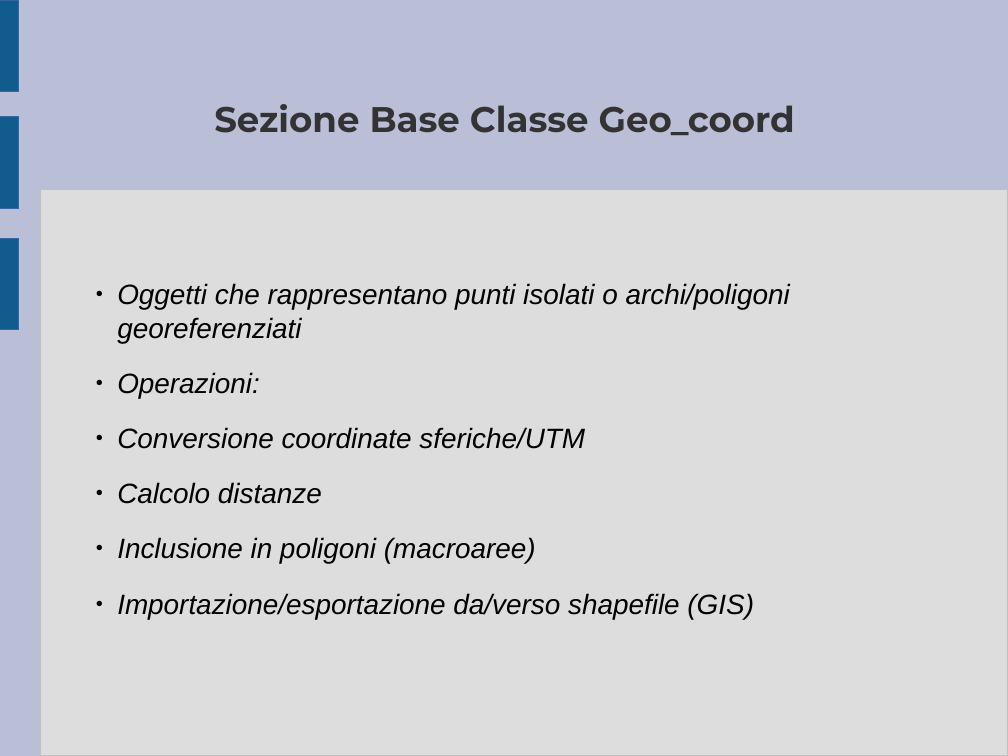
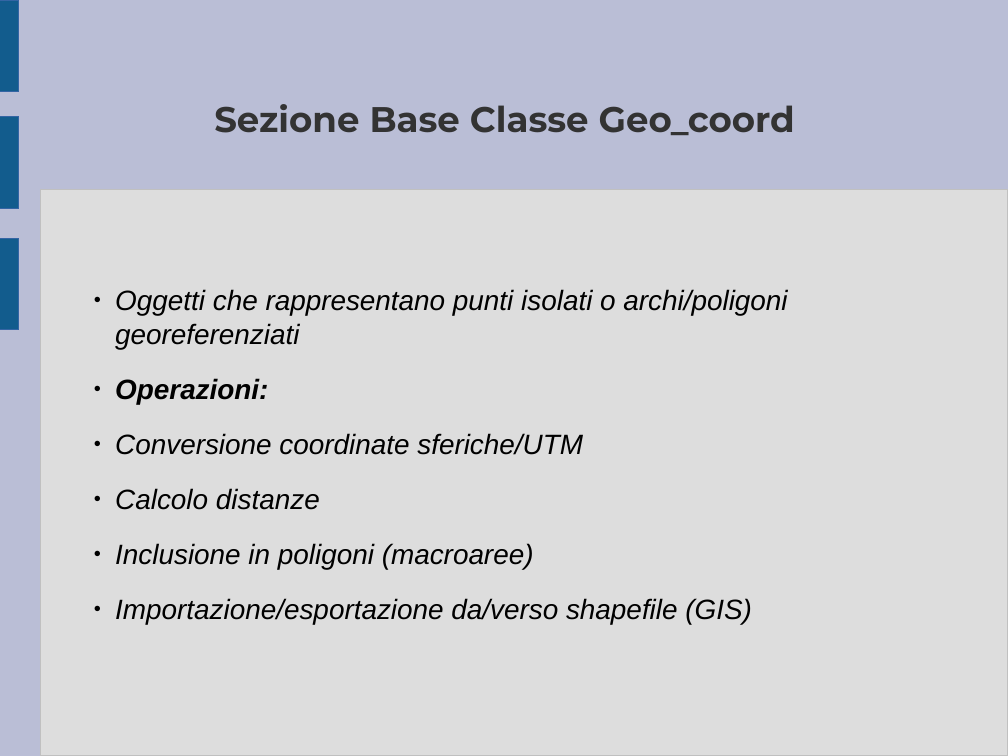
Before and after one commit to ARPA-SIMC/libsim, a slide deck: slide 4 of doc/breve_presentazione.odp. Drawn at 1008x756 pixels with LibreOffice and Linux fonts; fonts in the diff are those of the drawing. Boxes give left, top, right and bottom in pixels: in the first picture for what was removed or moved away, otherwise in the second. Text is boxed around its words. In the diff, an @@ line names an element or a change of style, - is before the commit and + after.

```diff
--- a/doc/breve_presentazione.odp
+++ b/doc/breve_presentazione.odp
@@ subtitle at (115, 378, 268, 404): bold on in "Operazioni:" @@
```
Also in this commit, not shown: 7 other slides changed.
